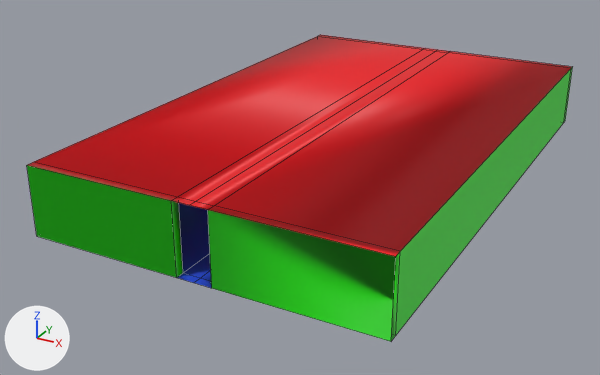
Renders of the FBX model SferoTestVR/Assets/Art/Models/Rooms/Standard/5x8_Room.fbx from each side of a commit.
The view is the same before and after, from a 50 mm camera at (159.5, -118.8, 39.5) aimed at (114.4, -36.7, -1.5). Every picture has the same lights, and +X, +Y and +Z are marked at lower left. Mesh edges are drawn as thin lines. Where no turn or scale is listed for an object, it has been applied to the vertices.

Objects in the first picture: '5x8 Room'.
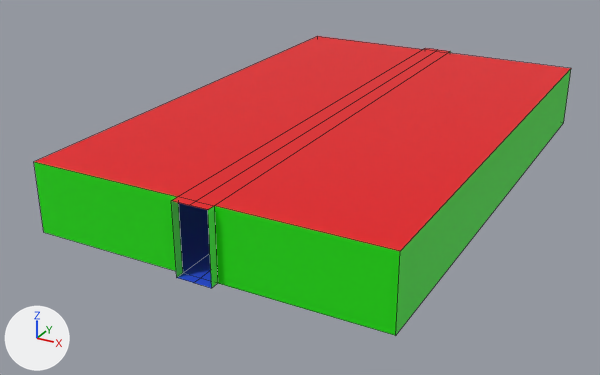
Where the change shows, as pixel boxes (x1, y1, x2, y2) in the pictures (600 x 375 px):
'5x8 Room', reshaped: before (27, 35, 572, 341); after (34, 36, 571, 335)
part 1 of me_cube_007, deleted (red): before (319, 35, 572, 122)
part 2 of me_cube_007, deleted (green): before (27, 162, 400, 341)

The change in detail:
me_cube_007 has 40 vertices, 42 faces and spans x -20.0..20.0, y -64.0..0.0, z 0.0..8.0.
me_cube_007 is used by ob_5x8_room; location (118.0, 0.0, 0.0).
Verts and faces of me_cube_007; kept vertices keep their numbers, new ones are numbered from 40.
Before the commit, vertices of me_cube_007: 0 (20.0, 0.0, 0.0) at pixel (565, 120), 1 (20.0, 0.0, 8.0) at pixel (572, 66), 4 (-20.0, 0.0, 0.0), 5 (-20.0, 0.0, 8.0) at pixel (320, 34), 14 (2.0, 0.0, 0.0).
Before the commit, vertices of me_cube_007: 16 (-2.0, 0.0, 0.0), 17 (-2.0, 0.0, 8.0) at pixel (425, 48), 19 (2.0, 0.0, 8.0) at pixel (450, 51), 21 (20.0, -1.0, 0.0) at pixel (563, 122), 22 (20.0, -1.0, 8.0) at pixel (571, 68).
Before the commit, vertices of me_cube_007: 24 (-20.0, -1.0, 0.0), 27 (-20.0, -1.0, 8.0) at pixel (317, 36), 29 (-2.0, -1.0, 8.0) at pixel (423, 49), 33 (2.0, -1.0, 8.0) at pixel (448, 52), 35 (2.0, -1.0, 0.0).
Before the commit, vertices of me_cube_007: 39 (-2.0, -1.0, 0.0).
Before the commit, vertices of me_cube_007: 2 (20.0, -64.0, 0.0) at pixel (391, 341), 3 (20.0, -64.0, 8.0) at pixel (395, 256), 6 (-20.0, -64.0, 0.0) at pixel (36, 236), 7 (-20.0, -64.0, 8.0) at pixel (26, 165), 8 (-2.0, -64.0, 0.0) at pixel (176, 277).
Before the commit, vertices of me_cube_007: 10 (2.0, -64.0, 0.0) at pixel (211, 288), 11 (2.0, -64.0, 8.0) at pixel (207, 209), 13 (-2.0, -64.0, 8.0) at pixel (171, 200), 20 (20.0, -63.0, 0.0) at pixel (395, 335), 23 (20.0, -63.0, 8.0) at pixel (400, 251).
Before the commit, vertices of me_cube_007: 25 (-20.0, -63.0, 0.0), 26 (-20.0, -63.0, 8.0) at pixel (33, 161), 28 (-2.0, -63.0, 8.0) at pixel (177, 196), 32 (2.0, -63.0, 8.0) at pixel (214, 205), 34 (2.0, -63.0, 0.0).
Before the commit, vertices of me_cube_007: 38 (-2.0, -63.0, 0.0) at pixel (182, 273).
Part 1, on me_cube_007:
Vertices deleted: 0, 1, 4, 5 (with the faces that use them).
Part 2, on me_cube_007:
Vertices deleted: 2, 3, 6, 7 (with the faces that use them).
